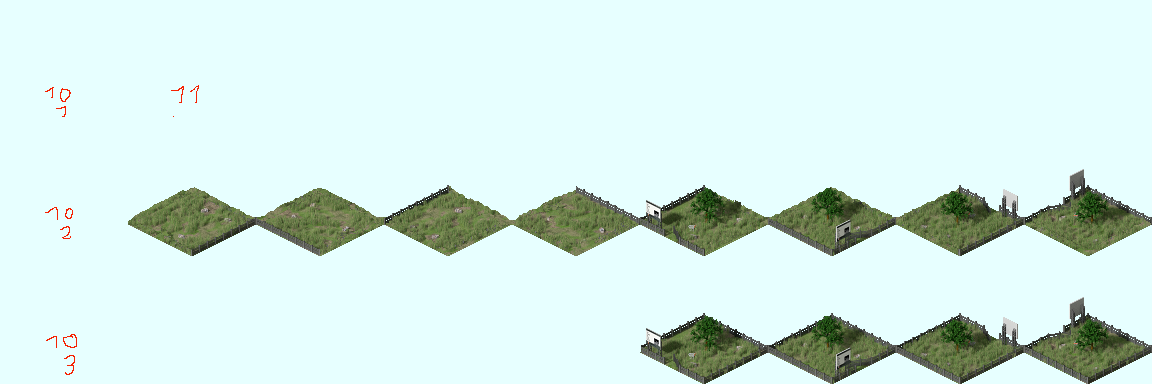
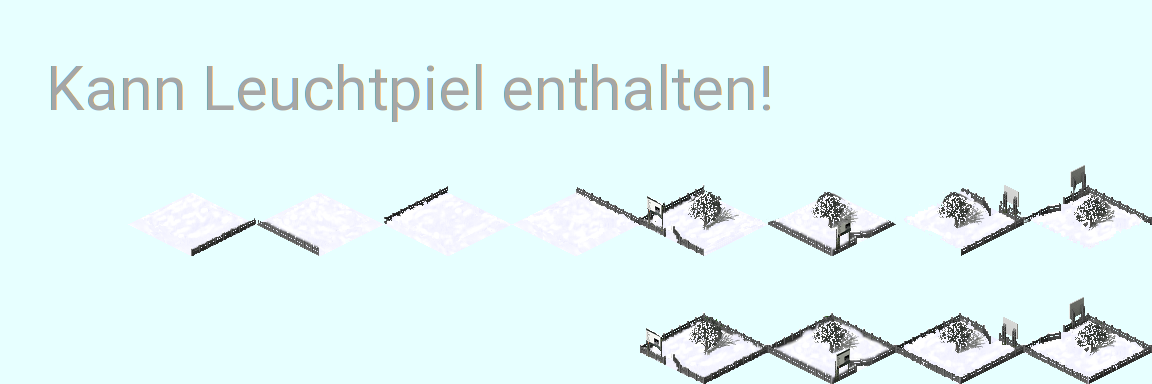
Layers edited between the first and the second 1152x384 image:
added layer "Warnung" above "Sichtbar #2" over (50, 64, 771, 122)
added layer "Sichtbar #2" above "Einfachgrundstück" over (45, 64, 1152, 384)
renamed "Eingefügte Ebene #2" to "Sommerkacheln", hid it over (61, 165, 1152, 384)
hid "Maske" over (128, 64, 1152, 384)
hid "Mmaske" over (45, 64, 1152, 384)
